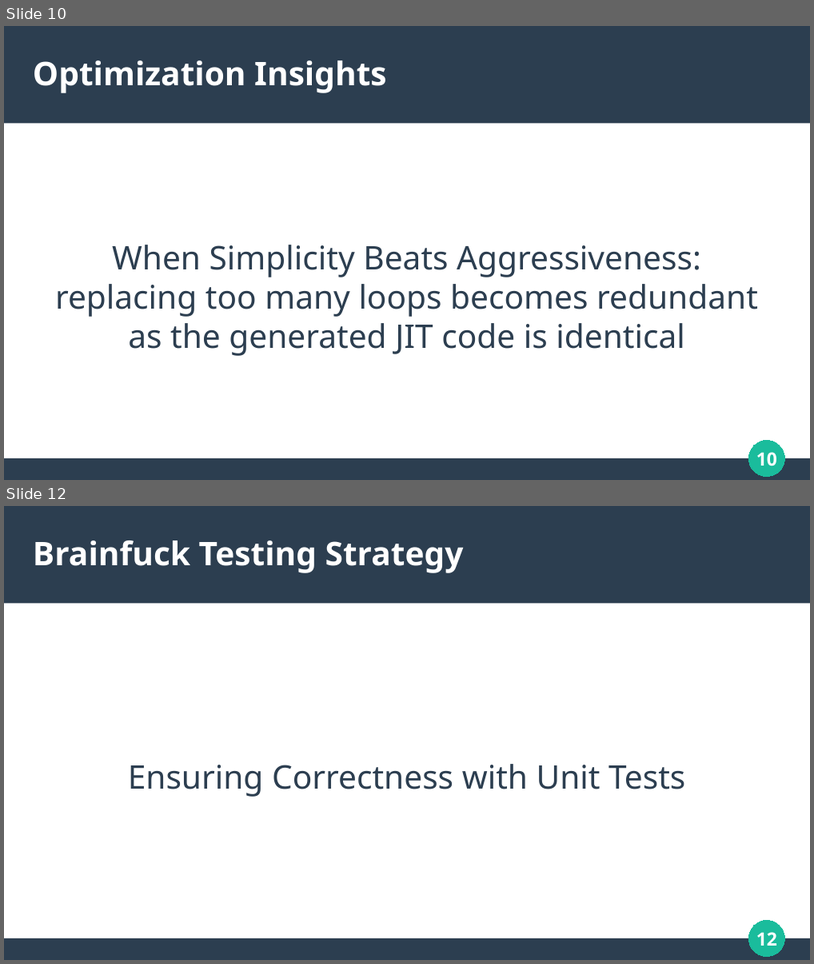
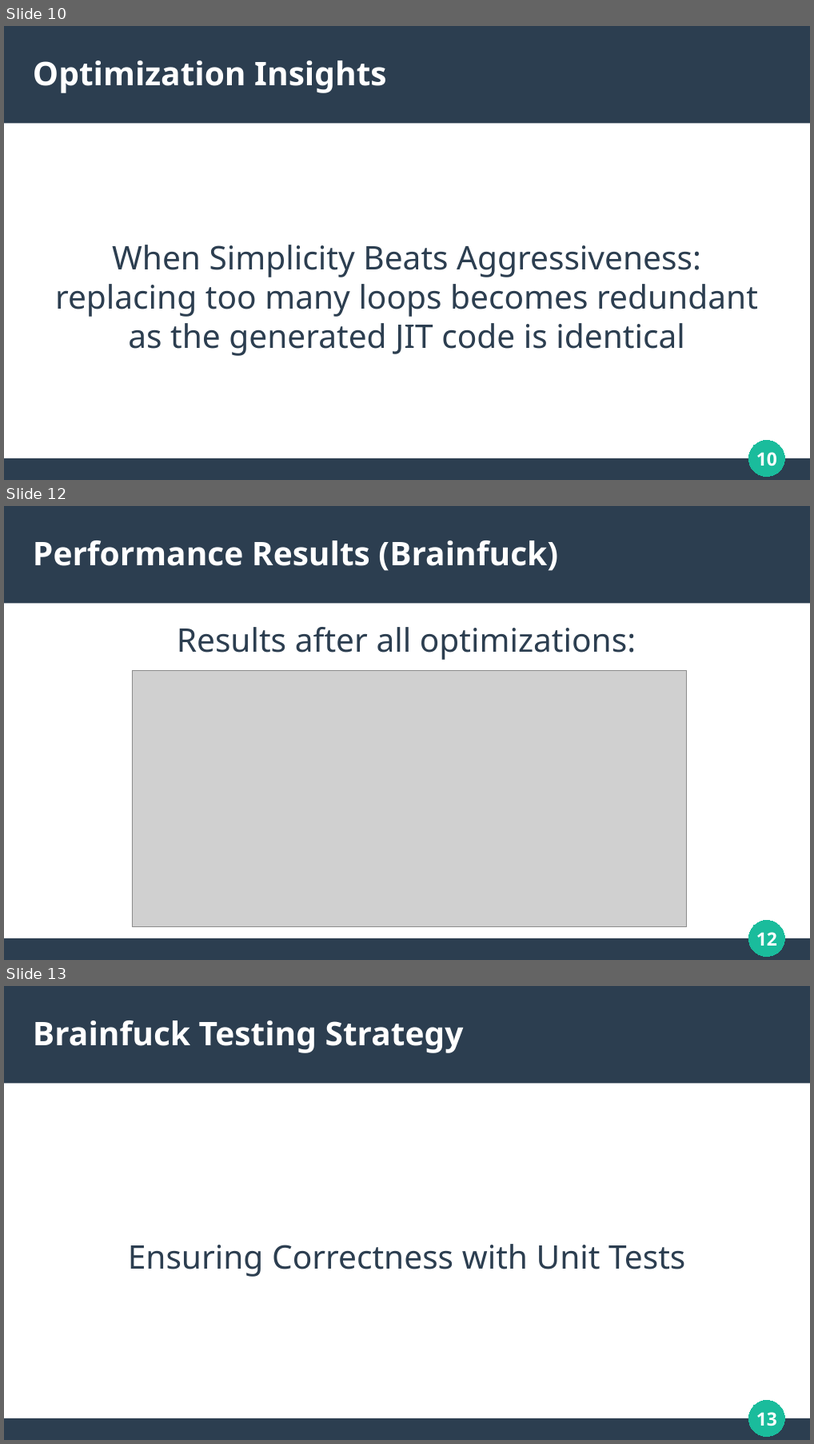
Before and after one commit to solomonarul/bachelors, a slide deck: presentation.odp. Shown one above the other, each under a label of ours: slides 10 and 12 before the commit, slides 10, 12 and 13 after it; the slides between them are not shown. The pictures are 814x964 and 814x1444 pixels, drawn with LibreOffice and Linux fonts; fonts in the diff are those of the drawing; grey boxes stand for pictures. Boxes give left, top, right and bottom in pixels: in the first picture for what was removed or moved away, otherwise in the second. Text is boxed around its words. In the diff, an @@ line names an element or a change of style, - is before the commit and + after.

```diff
--- a/presentation.odp
+++ b/presentation.odp
@@ slide 12 added at (x1=4, y1=506, x2=810, y2=960), background #FFFFFF; not listed: 3 template elements that a slide beside it also shows @@
@@ title added at (x1=33, y1=540, x2=558, y2=571), 32 pt, text #FFFFFF, bold @@
+Performance Results (Brainfuck)
@@ subtitle added at (x1=177, y1=627, x2=636, y2=660), 32 pt, text #2C3E50 @@
+Results after all optimizations:
@@ picture added at (x1=132, y1=671, x2=687, y2=927) @@
@@ page number added at (x1=757, y1=932, x2=778, y2=945), 18 pt, text #FFFFFF, bold @@
+12
@@ what was slide 12 is now slide 13 @@
@@ page number at (x1=757, y1=1412, x2=778, y2=1426): text changed @@
-12
+13
```
Also in this commit, not shown: 1 other slide added, 1 slide removed, 1 other file.
